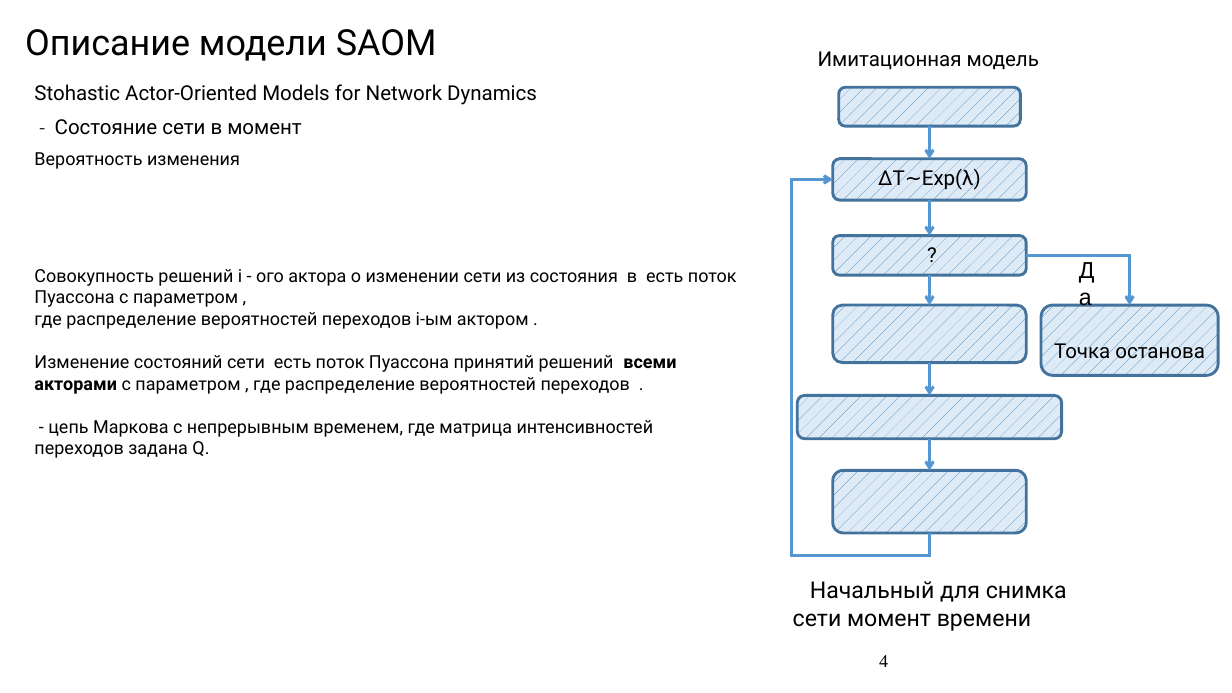
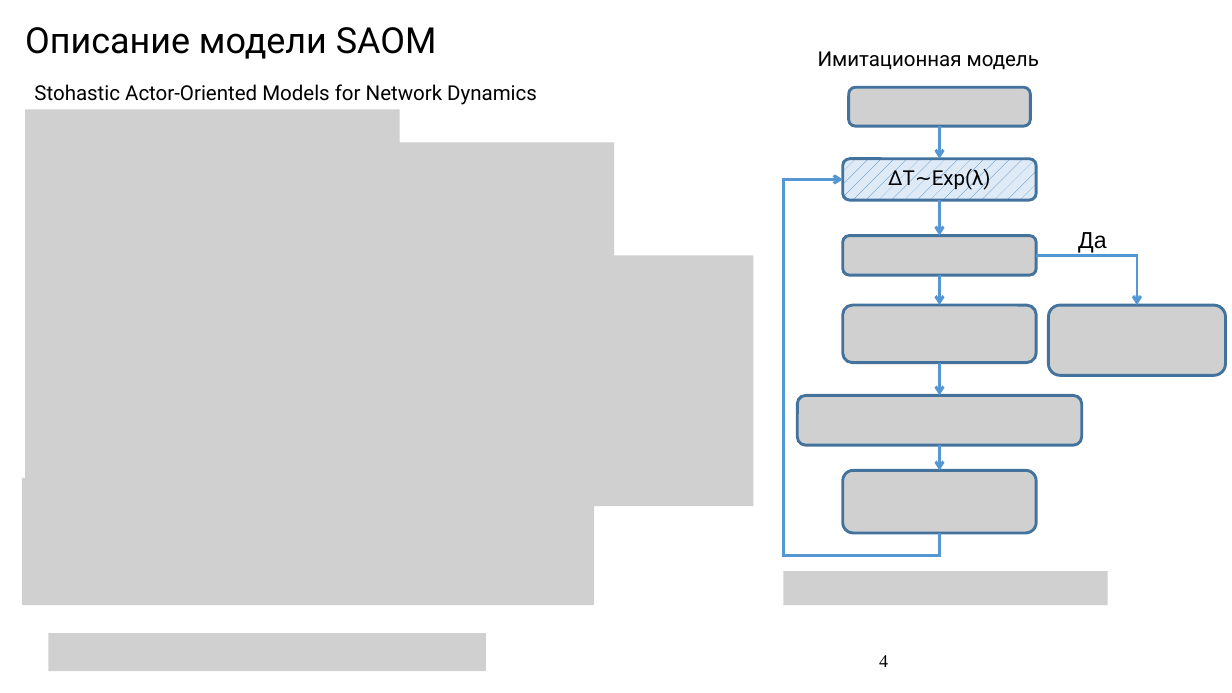
Before and after one commit to Amatikay/TermPaperSlides, a slide deck: slide 4 of SAOM_TermPaper.pptx. Drawn at 1232x693 pixels with LibreOffice and Linux fonts; fonts in the diff are those of the drawing; grey boxes stand for pictures; background and template pictures are left out. Boxes give left, top, right and bottom in pixels: in the first picture for what was removed or moved away, otherwise in the second. Text is boxed around its words. In the diff, an @@ line names an element or a change of style, - is before the commit and + after.

```diff
--- a/SAOM_TermPaper.pptx
+++ b/SAOM_TermPaper.pptx
@@ title "Описание модели SAOM" at box(25, 27, 437, 59): line spacing 1 to 0.9 @@
@@ rounded rectangle removed at box(839, 87, 1021, 126) @@
@@ picture added at box(848, 87, 1031, 126) @@
@@ picture added at box(25, 109, 399, 145) @@
@@ text removed at box(55, 119, 302, 135) @@
-- Состояние сети в момент
@@ picture added at box(25, 142, 614, 262) @@
@@ text removed at box(34, 152, 240, 169) @@
-Вероятность изменения
@@ elbow arrow moved from (930, 533) - (833, 179) to (940, 533) - (843, 179) @@
@@ rounded rectangle removed at box(833, 236, 1026, 275) @@
-?
@@ picture added at box(843, 236, 1036, 275) @@
@@ text "Да" rewrapped from box(1070, 250, 1108, 275) to box(1078, 232, 1106, 253) @@
@@ picture added at box(25, 255, 753, 506) @@
@@ text removed at box(34, 269, 737, 458) @@
-Совокупность решений i - ого актора о изменении сети из состояния в есть поток Пуассона с параметром ,
-где распределение вероятностей переходов i-ым актором .
-Изменение состояний сети есть поток Пуассона принятий решений всеми акторами с параметром , где распределение вероятностей переходов .
-- цепь Маркова с непрерывным временем, где матрица интенсивностей переходов задана Q.
@@ 4 arrows, 1 rounded rectangle, 1 elbow arrow: place and size @@
-4 arrows, 1 rounded rectangle, 1 elbow arrow at box(833, 126, 1130, 396)
+4 arrows, 1 rounded rectangle, 1 elbow arrow at box(843, 126, 1138, 396)
@@ rounded rectangle removed at box(833, 305, 1026, 362) @@
@@ picture added at box(843, 305, 1036, 362) @@
@@ rounded rectangle removed at box(1042, 305, 1219, 375) @@
-Точка останова
@@ picture added at box(1049, 305, 1226, 375) @@
@@ rounded rectangle removed at box(798, 396, 1062, 439) @@
@@ picture added at box(798, 396, 1082, 445) @@
@@ arrow moved from (930, 439) - (930, 470) to (940, 445) - (940, 470) @@
@@ picture added at box(22, 478, 594, 605) @@
@@ rounded rectangle removed at box(833, 470, 1026, 533) @@
@@ picture added at box(843, 470, 1036, 533) @@
@@ picture added at box(784, 571, 1108, 605) @@
@@ text removed at box(793, 581, 1067, 631) @@
-Начальный для снимка сети момент времени
@@ picture added at box(48, 633, 485, 671) @@
```
Also in this commit, not shown: 7 other slides changed, 1 slide added, 1 slide removed.
